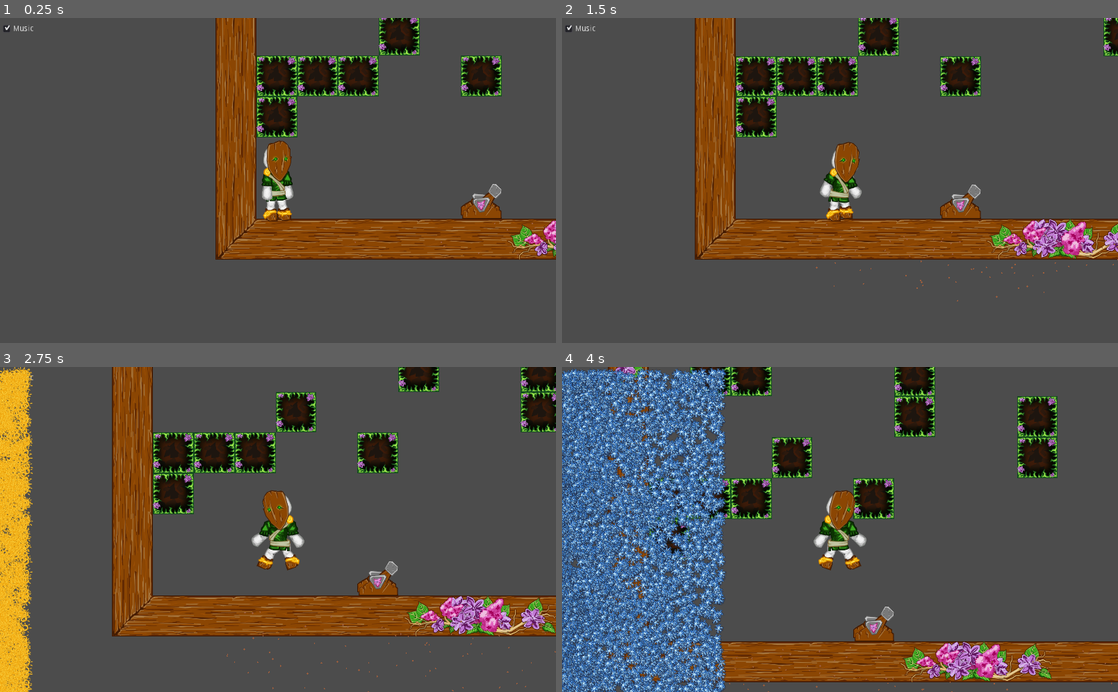
Above: before the commit, frames 1-4 (two rows, left to right).
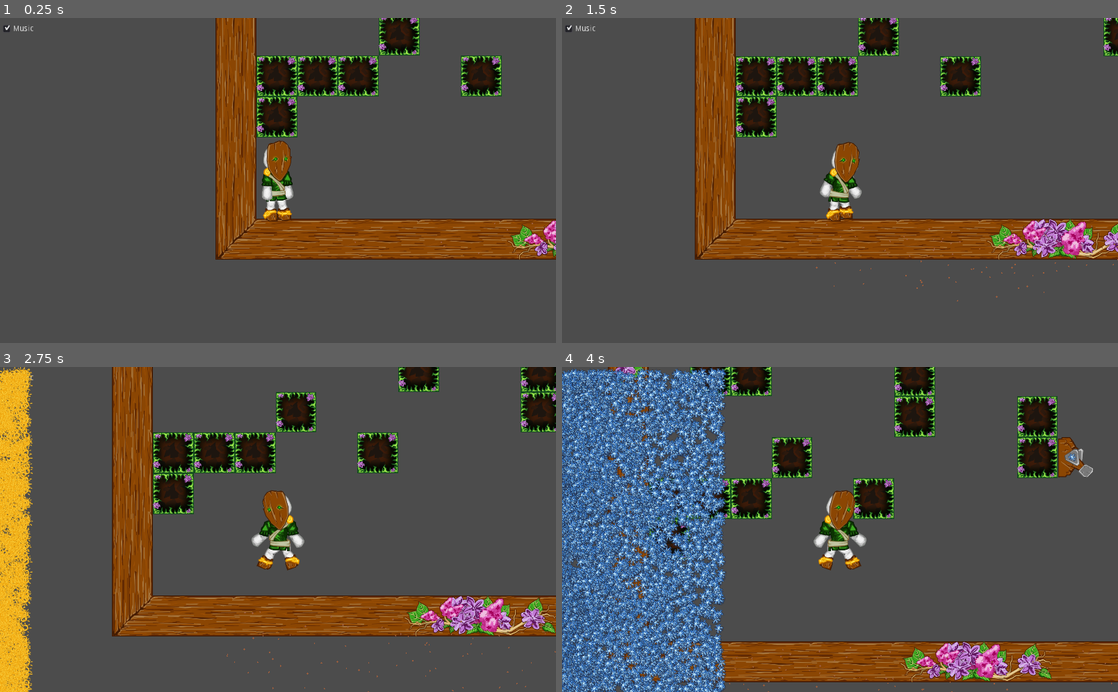
Above: after the commit, the same moments.

Repository: Boivin92/Turning-of-seasons
Game: Godot game, scene res://Level/Level.tscn
The game is run twice, just before and just after one commit, with the same random seed, the same clock (stepped at 60 frames per second) and the same inputs.
Inputs:
- Up to frame 1 (0.25 s): no input
- Up to frame 2 (1.5 s): tap Enter (ui_accept) at 0.5 s; hold Down (pound) 0.53-1.28 s; hold D (right) from 0.53 s (still down); tap Space (jump) at 0.77 s; tap 1 at 1.35 s
- Up to frame 3 (2.75 s): tap Space (jump) at 1.52 s; release D (right) at 2.03 s; hold A (left) from 2.03 s (still down); hold 2 from 2.03 s (still down)
- Up to frame 4 (4 s): release A (left) at 2.78 s; release 2 at 2.78 s; hold D (right) from 2.78 s (still down); tap 3 at 2.85 s; tap Space (jump) at 3.02, 3.77 s; hold 4 from 3.53 s (still down)

The runs differ from the first frame. In frame 1, 0.5% of the frame differs, in the area x 82-91%, y 51-62%; in frame 2, 0.5%; in frame 3, 0.5%; in frame 4, 1.0%, in the area x 52-96%, y 21-85%.

Commit message:
fix to broken level

Diff:
--- a/Level/Level.tscn
+++ b/Level/Level.tscn
@@ -1,20 +1,13 @@
-[gd_scene load_steps=8 format=2]
+[gd_scene load_steps=10 format=2]
 
 [ext_resource path="res://Level/Level.gd" type="Script" id=1]
 [ext_resource path="res://Level/tileset_seasons.tres" type="TileSet" id=2]
-[ext_resource path="res://Player/Player.tscn" type="PackedScene" id=3]
-[ext_resource path="res://Objective/Objective.tscn" type="PackedScene" id=4]
+[ext_resource path="res://ClimbingBlock/ClimbingBlock.tscn" type="PackedScene" id=3]
+[ext_resource path="res://Player/Player.tscn" type="PackedScene" id=4]
+[ext_resource path="res://Objective/Objective.tscn" type="PackedScene" id=5]
 
-[sub_resource type="ParticlesMaterial" id=1]
-emission_shape = 2
-emission_box_extents = Vector3( 800, 50, 1 )
-flag_disable_z = true
-gravity = Vector3( 0, 150, 0 )
-angular_velocity = -41.0
-orbit_velocity = 0.0
-orbit_velocity_random = 0.0
-scale = 4.0
-color = Color( 0.619608, 0.372549, 0.243137, 1 )
+[sub_resource type="RectangleShape2D" id=1]
+extents = Vector2( 192, 64 )
 
 [sub_resource type="ParticlesMaterial" id=2]
 emission_shape = 2
@@ -28,6 +21,17 @@
 color = Color( 0.619608, 0.372549, 0.243137, 1 )
 
 [sub_resource type="ParticlesMaterial" id=3]
+emission_shape = 2
+emission_box_extents = Vector3( 800, 50, 1 )
+flag_disable_z = true
+gravity = Vector3( 0, 150, 0 )
+angular_velocity = -41.0
+orbit_velocity = 0.0
+orbit_velocity_random = 0.0
+scale = 4.0
+color = Color( 0.619608, 0.372549, 0.243137, 1 )
+
+[sub_resource type="ParticlesMaterial" id=4]
 emission_shape = 2
 emission_box_extents = Vector3( 50, 800, 1 )
 flag_disable_z = true
@@ -47,7 +51,28 @@
 format = 1
 tile_data = PoolIntArray( -524297, 12, 0, -524296, 11, 0, -524295, 9, 0, -524294, 10, 0, -524293, 9, 0, -524292, 10, 0, …(1517 unchanged characters)…
 
-[node name="Player" parent="." instance=ExtResource( 3 )]
+[node name="ClimbingBlock1" type="Area2D" parent="."]
+editor/display_folded = true
+position = Vector2( 832, -576 )
+__meta__ = {
+"_edit_group_": true
+}
+
+[node name="ClimbingPart1" parent="ClimbingBlock1" instance=ExtResource( 3 )]
+position = Vector2( 128, 0 )
+
+[node name="ClimbingPart2" parent="ClimbingBlock1" instance=ExtResource( 3 )]
+visible = false
+
+[node name="ClimbingPart3" parent="ClimbingBlock1" instance=ExtResource( 3 )]
+visible = false
+position = Vector2( -128, 0 )
+
+[node name="CollisionShape2D" type="CollisionShape2D" parent="ClimbingBlock1"]
+shape = SubResource( 1 )
+disabled = true
+
+[node name="Player" parent="." instance=ExtResource( 4 )]
 position = Vector2( -956.858, 903.927 )
 jump_speed = 810
 
@@ -61,56 +86,55 @@
 emitting = false
 amount = 500
 lifetime = 5.0
-process_material = SubResource( 1 )
+process_material = SubResource( 2 )
 
 [node name="ParticlesBottom" type="Particles2D" parent="particles"]
 position = Vector2( -0.704712, 1087.89 )
 emitting = false
 amount = 500
 lifetime = 5.0
-process_material = SubResource( 2 )
+process_material = SubResource( 3 )
 
 [node name="ParticlesLeft" type="Particles2D" parent="particles"]
 position = Vector2( -1088.34, 1.35193 )
 emitting = false
 amount = 500
 lifetime = 5.0
-process_material = SubResource( 3 )
+process_material = SubResource( 4 )
 
 [node name="ParticlesRight" type="Particles2D" parent="particles"]
 position = Vector2( 1089.27, 1.40375 )
 emitting = false
 amount = 500
 lifetime = 5.0
-process_material = SubResource( 3 )
+process_material = SubResource( 4 )
 
 [node name="Timer" type="Timer" parent="."]
 one_shot = true
 
-[node name="ObjectiveSpring" parent="." instance=ExtResource( 4 )]
-position = Vector2( -320, 960 )
+[node name="ObjectiveSpring" parent="." instance=ExtResource( 5 )]
+position = Vector2( 961.239, 577.555 )
 
-[node name="ObjectiveSummer" parent="." instance=ExtResource( 4 )]
-position = Vector2( 960, 448 )
+[node name="ObjectiveSummer" parent="." instance=ExtResource( 5 )]
+position = Vector2( 193.601, -956.83 )
 rotation = -1.5708
 type = 1
 
-[node name="ObjectiveFall" parent="." instance=ExtResource( 4 )]
-position = Vector2( -64, -320 )
+[node name="ObjectiveFall" parent="." instance=ExtResource( 5 )]
+position = Vector2( -190.652, -63.7223 )
 rotation = 3.14159
 type = 2
 
-[node name="ObjectiveWinter" parent="." instance=ExtResource( 4 )]
-position = Vector2( -832, -320 )
+[node name="ObjectiveWinter" parent="." instance=ExtResource( 5 )]
+position = Vector2( 320.926, 446.966 )
 rotation = 1.5708
 type = 3
-
 [connection signal="body_entered" from="ClimbingBlock1" to="." method="_on_ClimbingBlock_body_entered"]
 [connection signal="body_exited" from="ClimbingBlock1" to="." method="_on_ClimbingBlock_body_exited"]
 [connection signal="stomped" from="Player" to="." method="_on_Player_stomped"]
 [connection signal="tween_completed" from="Tween" to="." method="_on_Tween_tween_completed"]
 [connection signal="timeout" from="Timer" to="." method="_on_Timer_timeout"]
-[connection signal="body_entered" from="ObjectiveSpring" to="." method="_on_ObjectiveSpring_body_entered"]
-[connection signal="body_entered" from="ObjectiveSummer" to="." method="_on_ObjectiveSummer_body_entered"]
-[connection signal="body_entered" from="ObjectiveFall" to="." method="_on_ObjectiveFall_body_entered"]
-[connection signal="body_entered" from="ObjectiveWinter" to="." method="_on_ObjectiveWinter_body_entered"]
+[connection signal="activated" from="ObjectiveSpring" to="." method="_on_Objective_activated"]
+[connection signal="activated" from="ObjectiveSummer" to="." method="_on_Objective_activated"]
+[connection signal="activated" from="ObjectiveFall" to="." method="_on_Objective_activated"]
+[connection signal="activated" from="ObjectiveWinter" to="." method="_on_Objective_activated"]
